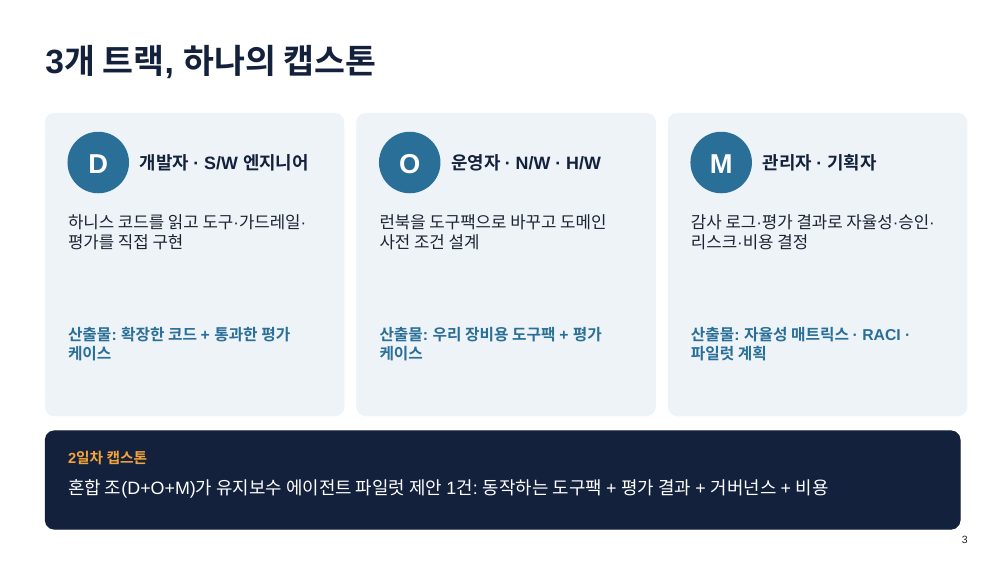
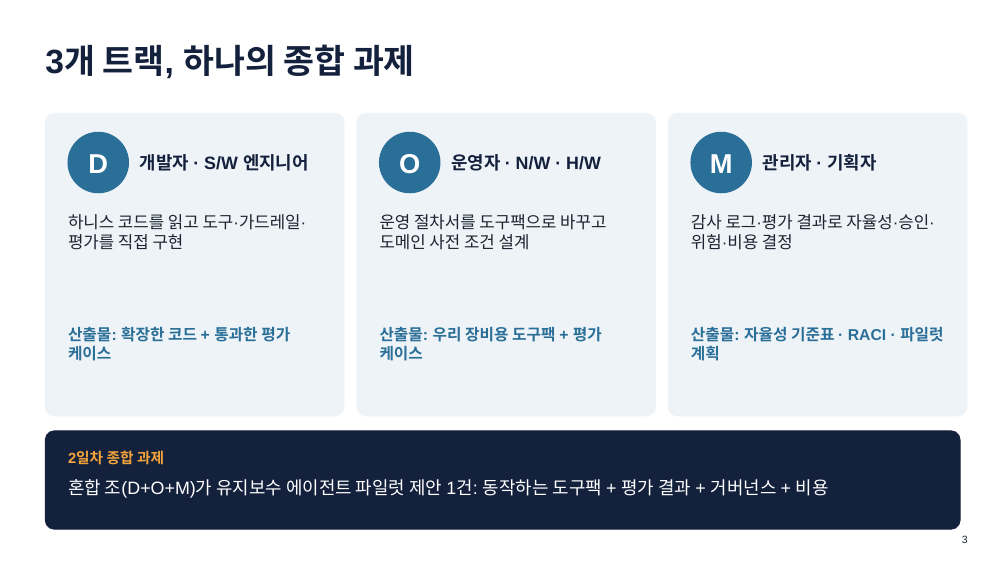
Before and after one commit to khaniyapark-ops/AI-Study, a slide deck: slide 3 of advanced/심화교육_Agentic.pptx. Drawn at 1008x567 pixels with LibreOffice and Linux fonts; fonts in the diff are those of the drawing. Boxes give left, top, right and bottom in pixels: in the first picture for what was removed or moved away, otherwise in the second. Text is boxed around its words. In the diff, an @@ line names an element or a change of style, - is before the commit and + after.

```diff
--- a/advanced/심화교육_Agentic.pptx
+++ b/advanced/심화교육_Agentic.pptx
@@ text at (45, 44, 415, 79): text changed @@
-3개 트랙, 하나의 캡스톤
+3개 트랙, 하나의 종합 과제
@@ text at (380, 214, 606, 250): text changed @@
-런북을 도구팩으로 바꾸고 도메인 사전 조건 설계
+운영 절차서를 도구팩으로 바꾸고 도메인 사전 조건 설계
@@ text at (691, 214, 934, 250): text changed @@
-감사 로그·평가 결과로 자율성·승인·리스크·비용 결정
+감사 로그·평가 결과로 자율성·승인·위험·비용 결정
@@ text at (691, 327, 943, 361): text changed @@
-산출물: 자율성 매트릭스 · RACI · 파일럿 계획
+산출물: 자율성 기준표 · RACI · 파일럿 계획
@@ text at (68, 450, 164, 465): text changed @@
-2일차 캡스톤
+2일차 종합 과제
```
Also in this commit, not shown: 16 other slides changed, 33 other files.
